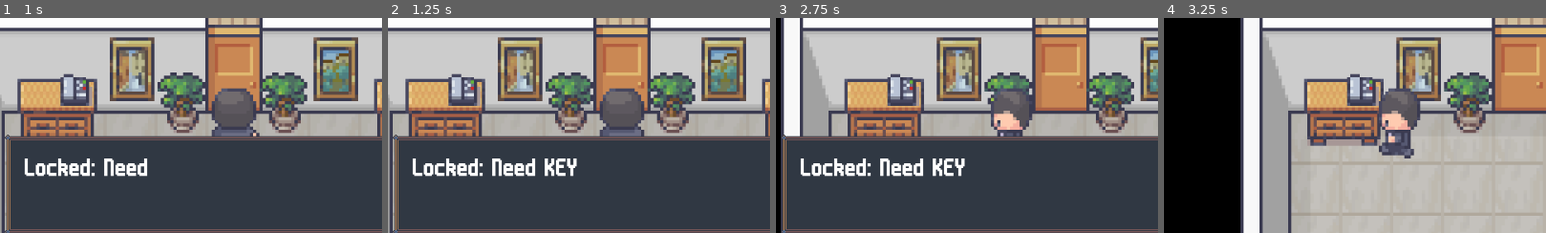
Above: before the commit, frames 1-4 (left to right).
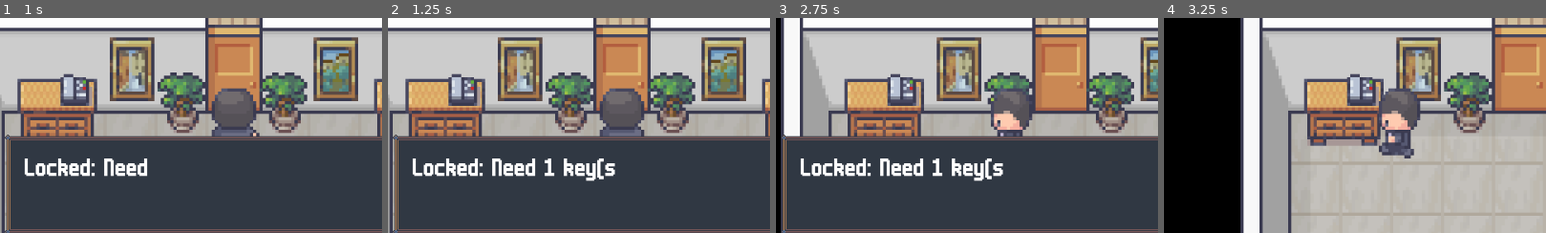
Above: after the commit, the same moments.

Repository: CISC204-S26/hw4-mrcheng-nabilmou
Game: Godot game, scene res://SCENES/TESTS/TestScene2.tscn
Two runs of this game, one before a commit and one after it. Both use one fixed random seed, a clock stepped at 60 frames per second and the inputs below. The project has no main scene, so this scene is started directly.
Inputs:
- Up to frame 1 (1 s): hold W (Up) from 0.53 s (still down); tap E (Interact) at 0.6 s
- Up to frame 2 (1.25 s): keep holding W (Up)
- Up to frame 3 (2.75 s): tap E (Interact) at 1.35, 2.1 s; release W (Up) at 2.03 s; hold A (Left) from 2.03 s (still down)
- Up to frame 4 (3.25 s): keep holding A (Left); tap E (Interact) at 2.85 s
The pictures show only the part of the screen within x 19-69%, y 40-90%; the shares and areas given below are measured in that part.

Frame 1 is identical in both runs. In frame 2, 1.0% of the frame differs, in the area x 41-60%, y 65-76%; in frame 3, 1.0%; in frame 4, nothing differs.

Commit message:
added regular doors needing a set number of keys + fixed a sliding door bug

Diff:
--- a/cisc-204-pair-project/SCENES/TESTS/TestScene2.tscn
+++ b/cisc-204-pair-project/SCENES/TESTS/TestScene2.tscn
@@ -24,6 +24,7 @@
 
 [node name="Door" parent="." unique_id=1158038630 instance=ExtResource("6_lwgcp")]
 position = Vector2(16, 66)
+required_keys = 1
 unique_id = "startingDoor"
 
 [node name="StartingPhone" parent="." unique_id=118944451 instance=ExtResource("12_25bw8")]
@@ -51,18 +52,19 @@
 [node name="Keycard" parent="." unique_id=1569729701 instance=ExtResource("8_lwgcp")]
 position = Vector2(112, -180)
 keycard_level = 2
-unique_id = "keycard"
+unique_id = "keycard2"
 
 [node name="Keycard2" parent="." unique_id=2125800993 instance=ExtResource("8_lwgcp")]
 position = Vector2(-239, -87)
 keycard_level = 1
-unique_id = "keycard"
+unique_id = "keycard1"
 
 [node name="KeycardDoor2" parent="." unique_id=1875040182 instance=ExtResource("11_k0t7j")]
 position = Vector2(-336, -140)
 door_animation = "Lab_Door2"
 target_scene_path = "res://SCENES/ROOM_BUILDING/LabRoom.tscn"
 required_keycard_level = 1
+unique_id = "labdoor"
 
 [node name="Player" parent="." unique_id=220904025 instance=ExtResource("2_ve7oe")]
 position = Vector2(16, 155)
--- a/cisc-204-pair-project/SCRIPTS/interactable.gd
+++ b/cisc-204-pair-project/SCRIPTS/interactable.gd
@@ -10,6 +10,7 @@
 @export var note_text: String = "" # set text for each note
 @export var dialogue_lines: Array[String] = [] # set dialogue for each npc
 @export var target_spawn_id: String
+@export var required_keys: int = 0 #Number needed for keys
 
 # Checks if node with specific name exists, otherwise ignore it
 @onready var envelope = $LetterSprite if has_node("LetterSprite") else null
@@ -23,8 +24,11 @@
 
 
 func _ready():
+
 	# If this object was already collected/opened, remove it immediately
+	#print("DOOR READY: ", name, " | unique_id: ", unique_id, " | collected_ids: ", GameManager.collected_ids)
 	if unique_id != "" and unique_id in GameManager.collected_ids:
+		#print("DOOR FREEING: ", unique_id)
 		queue_free()
 		return
 
@@ -39,10 +43,10 @@
 func interact():
 	# This cleans the string so "Door" becomes "door"
 	var clean_type = interaction_type.strip_edges().to_lower()
-	print("INTERACT FUNCTION WAS CALLED ON: ", name)
+	#print("INTERACT FUNCTION WAS CALLED ON: ", name)
 	match clean_type:
 		"note":
-			print("Interacted with NOTE")
+			#print("Interacted with NOTE")
 			toggle_note()
 		"key":
 			add_key()
@@ -91,7 +95,7 @@
 # -------------- PICKUPS PICKUPS PICKUPS PICKUPS PICKUPS -------------------------------
 func add_key():
 	GameManager.num_keys += 1
-	print("Picked up a key! Global keys: ", GameManager.num_keys)
+	#print("Picked up a key! Global keys: ", GameManager.num_keys)
 	GameManager.collected_ids.append(unique_id)
 	queue_free()
 
@@ -99,12 +103,11 @@
 func add_keycard():
 	if keycard_level == 1:
 		GameManager.give_keycard(1)
-		print("Picked up Keycard Level 1")
-		print
+		#print("Picked up Keycard Level 1")
 		GameManager.collected_ids.append(unique_id)
 	elif keycard_level == 2:
 		GameManager.give_keycard(2)
-		print("Picked up Keycard Level 2")
+		#print("Picked up Keycard Level 2")
 		GameManager.collected_ids.append(unique_id)
 	queue_free()
 
@@ -116,39 +119,67 @@
 
 
 # --------------------- DOOR DOOR DOOR DOOR DOOR DOOR DOOR -----------------------------
+var is_open: bool = false
 func try_open_door():
-	#print("Attempting to open door...")
-
+	if is_open:
+		return
 	# ---------- Keycard Doors ---------
 	if required_keycard_level > 0:
 		if required_keycard_level == 1 and not GameManager.has_keycard1:
-			print("LOCKED: Need Keycard Level 1")
+			#print("LOCKED: Need Keycard Level 1")
 			show_message("LOCKED: Need Keycard Level 1")
 			return
 
 		if required_keycard_level == 2 and not GameManager.has_keycard2:
 			show_message("LOCKED: Need Keycard Level 2")
-			print("LOCKED: Need Keycard Level 2")
+			#print("LOCKED: Need Keycard Level 2")
 			return
 
-		print("KEYCARD ACCEPTED: Opening Secured Door")
+		#print("KEYCARD ACCEPTED: Opening Secured Door")
 		show_message("KEYCARD ACCEPTED: Opening Secured Door")
 		open_door()
 
 	# ---------- Normal Doors ----------
-	else:
-		if GameManager.num_keys <= 0:
-			#print("Locked: Need KEY")
-			show_message("Locked: Need KEY")
+
+	else:
+		if GameManager.num_keys < required_keys:
+			show_message("Locked: Need " + str(required_keys) + " key(s)")
 			return
-
-		#GameManager.num_keys =1
-		#print("SUCCESS: Opening Door!")
 		show_message("SUCCESS: Opening Door!")
 		open_door()
 
 
+
 func open_door():
+	is_open = true
+
+	# Save FIRST before any awaits
+	if unique_id != "":
+		GameManager.collected_ids.append(unique_id)
+
+	GameManager.door_unlocked = true
+
+	if has_node("StaticBody2D/CollisionShape2D"):
+		$StaticBody2D/CollisionShape2D.set_deferred("disabled", true)
+
+	if has_node("NormalDoorSprite"):
+		$NormalDoorSprite.play(door_animation)
+		await $NormalDoorSprite.animation_finished
+
+	if has_node("KeycardDoorSprite"):
+		$KeycardDoorSprite.play(door_animation)
+		await $KeycardDoorSprite.animation_finished
+
+	if target_scene_path != "":
+		await get_tree().create_timer(1).timeout
+		SceneChanger.change_scene(target_scene_path, target_spawn_id)
+	else:
+		print("No Target Scene Set!")
+
+
+"""
+func open_door():
+	is_open = true
 	GameManager.door_unlocked = true
 	print(" DOOR UNLOCKED = " ,GameManager.door_unlocked)
 	if GameManager.door_unlocked == true:
@@ -172,7 +203,7 @@
 		SceneChanger.change_scene(target_scene_path, target_spawn_id)
 	else:
 		print("No Target Scene Set!")
-
+"""
 
 func _set_door_anim_frame():
 	if door_animation == "":
